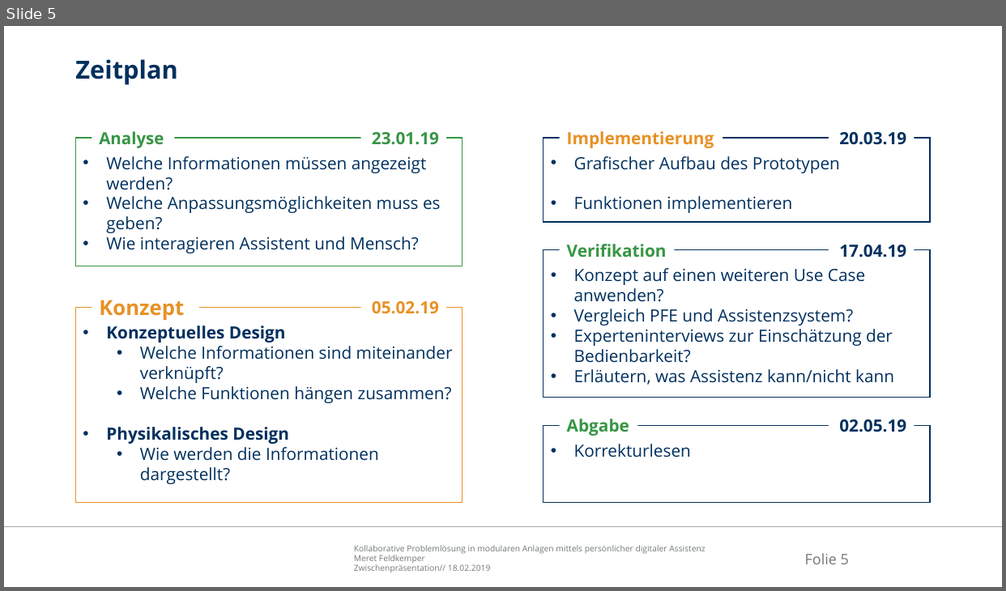
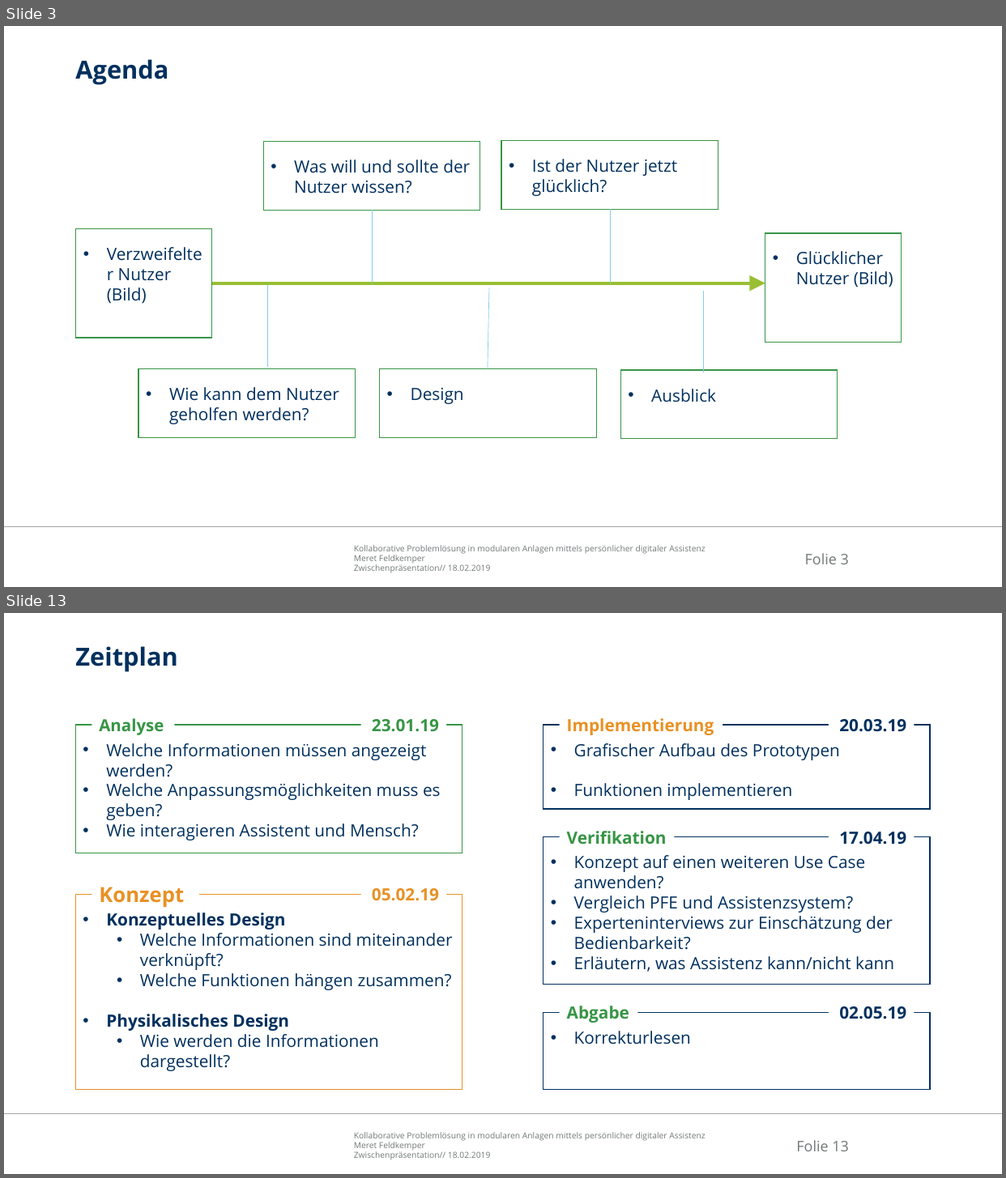
Before and after one commit to Ral3007/Diplomarbeit, a slide deck: Dokumente/Präsentationen/2019-04-29_DA_Feldkemper_Probeverteidigung.pptx. Shown one above the other, each under a label of ours: slide 5 before the commit, slides 3 and 13 after it; the slides between them are not shown. The pictures are 1006x591 and 1006x1178 pixels, drawn with LibreOffice and Linux fonts; fonts in the diff are those of the drawing; background and template pictures are left out. Boxes give left, top, right and bottom in pixels: in the first picture for what was removed or moved away, otherwise in the second. Text is boxed around its words. In the diff, an @@ line names an element or a change of style, - is before the commit and + after.

```diff
--- a/Dokumente/Präsentationen/2019-04-29_DA_Feldkemper_Probeverteidigung.pptx
+++ b/Dokumente/Präsentationen/2019-04-29_DA_Feldkemper_Probeverteidigung.pptx
@@ slide 3 added at [4, 26, 1002, 587], background #FFFFFF; not listed: 3 template elements that a slide beside it also shows @@
@@ title added at [75, 59, 168, 85], 24 pt, text #00305E, bold @@
+Agenda
@@ rectangle added at [264, 141, 481, 210], fill #FFFFFF, outline #379545 1 pt, 16.2 pt, text #00305E @@
+• Was will und sollte der Nutzer wissen?
@@ rectangle added at [502, 140, 719, 209], fill #FFFFFF, outline #379545 1 pt, 16.2 pt, text #00305E @@
+• Ist der Nutzer jetzt glücklich?
@@ line added from (372, 284) to (372, 210), #82CBF2 0.5 pt @@
@@ line added from (610, 284) to (610, 209), #82CBF2 0.5 pt @@
@@ rectangle added at [76, 228, 212, 338], fill #FFFFFF, outline #379545 1 pt, 16.2 pt, text #00305E @@
+• Verzweifelter Nutzer (Bild)
@@ rectangle added at [765, 233, 901, 343], fill #FFFFFF, outline #379545 1 pt, 16.2 pt, text #00305E @@
+• Glücklicher Nutzer (Bild)
@@ arrow added from (211, 284) to (765, 284), #98BF33 3 pt @@
@@ line added from (267, 367) to (267, 285), #82CBF2 0.5 pt @@
@@ line added from (488, 369) to (489, 288), #82CBF2 0.5 pt @@
@@ line added from (704, 373) to (704, 291), #82CBF2 0.5 pt @@
@@ rectangle added at [138, 369, 356, 437], fill #FFFFFF, outline #379545 1 pt, 16.2 pt, text #00305E @@
+• Wie kann dem Nutzer geholfen werden?
@@ rectangle added at [380, 369, 597, 437], fill #FFFFFF, outline #379545 1 pt, 16.2 pt, text #00305E @@
+• Design
@@ rectangle added at [621, 370, 838, 439], fill #FFFFFF, outline #379545 1 pt, 16.2 pt, text #00305E @@
+• Ausblick
@@ what was slide 5 is now slide 13 @@
@@ page number at [796, 1140, 849, 1152]: text changed @@
-Folie 5
+Folie 13
```
Also in this commit, not shown: 1 slide changed, 9 other slides added, 1 other file.
